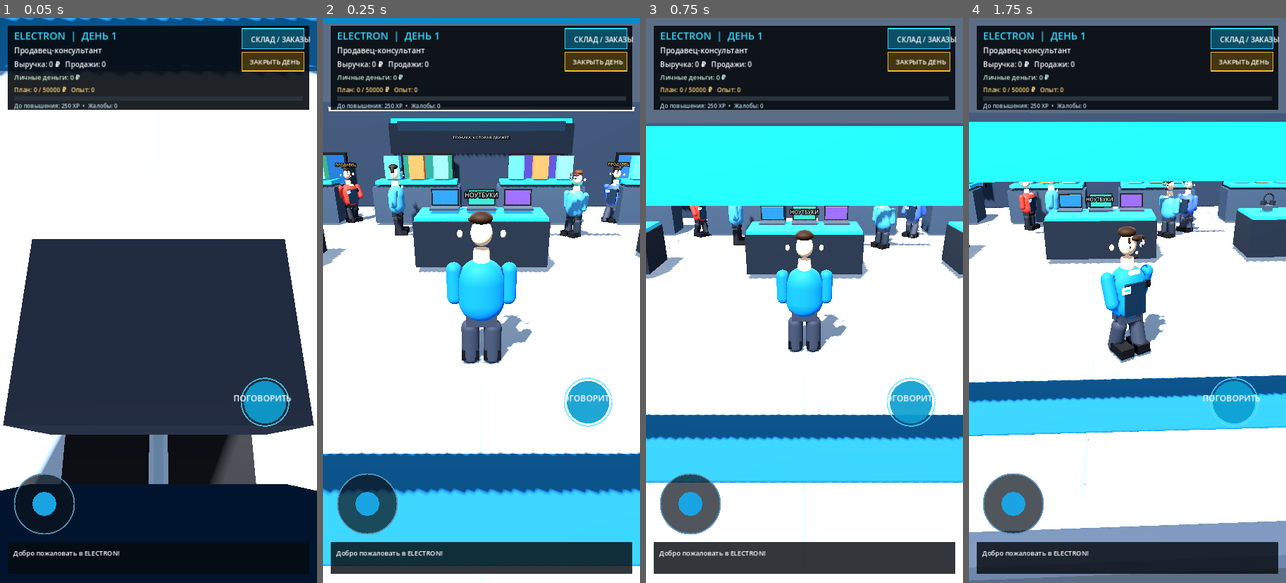
Above: before the commit, frames 1-4 (left to right).
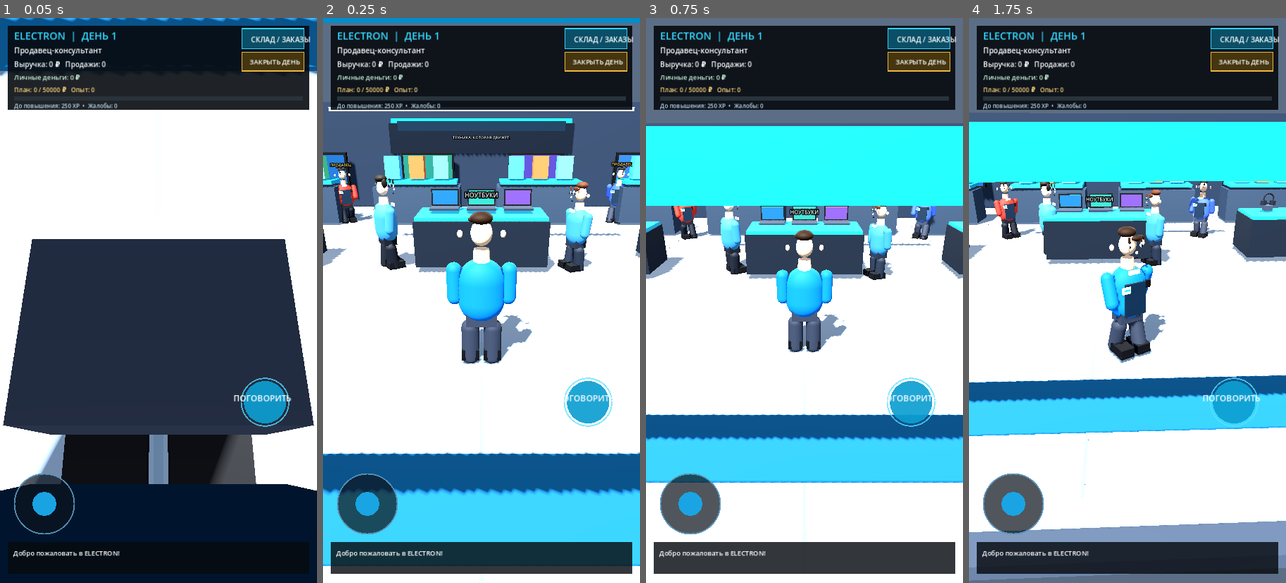
Above: after the commit, the same moments.

Repository: shilinillyaalexandrovich-wq/ELECTRON-3D
Game: Godot game, scene res://scenes/main.tscn
Two runs of this game, one before a commit and one after it. Both use one fixed random seed, a clock stepped at 60 frames per second and the inputs below.
Inputs (mouse positions are in pixels of both pictures, inside the frame that each line leads up to):
- Up to frame 1 (0.05 s): no input
- Up to frame 2 (0.25 s): no input
- Up to frame 3 (0.75 s): move the mouse to (874, 272) at 0.52 s; click (874, 272) at 0.67 s
- Up to frame 4 (1.75 s): drag from (1064, 328) to (1111, 413) at 1.27 s

Frame 1 is identical in both runs. In frame 2, 3.5% of the frame differs, in the area x 2-98%, y 25-46%; in frame 3, 2.5%; in frame 4, 3.0%.

Commit message:
Spawn first customers within interaction range

Diff:
--- a/scripts/game.gd
+++ b/scripts/game.gd
@@ -255,9 +255,11 @@
 
 func _spawn_customers() -> void:
     var names := ["Алексей", "Марина", "Игорь", "Ольга", "Денис", "Екатерина"]
+    # Первые покупатели появляются в зоне досягаемости кнопки общения,
+    # чтобы игрок мог начать консультацию сразу после входа в магазин.
     var spawn_points := [
-        Vector3(-8.0,0.0,-1.8), Vector3(-3.0,0.0,-3.4),
-        Vector3(3.2,0.0,-3.2), Vector3(8.0,0.0,-1.4)
+        Vector3(-7.0,0.0,1.5), Vector3(-2.5,0.0,0.2),
+        Vector3(2.5,0.0,0.2), Vector3(7.0,0.0,1.5)
     ]
     for i in range(4):
         var customer = CUSTOMER_SCRIPT.new()
